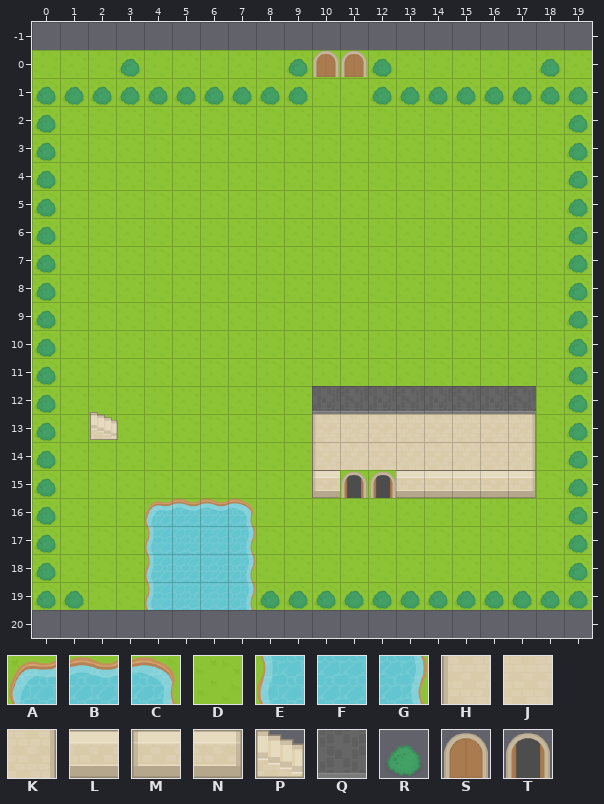
Two states of a Tiled map (JSON), assets/tilemaps/level1.json. The picture above was drawn from the file before the commit.
Cells are 64x64 px. Shown: x 0..19, y -1..20. The old version is drawn lined up with the new one.
Key: from "tiles": A 10, B 11, C 12, D 21, E 30, F 31, G 32, H 64, J 65, K 66, L 80, M 81, N 83, P 148, Q 174, R 184, S 214, T 254.
_ is an empty cell, # one hidden under a higher layer.
Objects are placed by their top-left corner, in cells (3,4 is the top-left corner of cell 3,4); size is 1x1 cell unless given.
Layer "backgroundLayer" before, first column x 0:
-1 ____________________
 0 DDDDDDDDDDDDDDDDDDDD
 1 DDDDDDDDDDDDDDDDDDDD
 2 DDDDDDDDDDDDDDDDDDDD
 3 DDDDDDDDDDDDDDDDDDDD
 4 DDDDDDDDDDDDDDDDDDDD
 5 DDDDDDDDDDDDDDDDDDDD
 6 DDDDDDDDDDDDDDDDDDDD
 7 DDDDDDDDDDDDDDDDDDDD
 8 DDDDDDDDDDDDDDDDDDDD
 9 DDDDDDDDDDDDDDDDDDDD
10 DDDDDDDDDDDDDDDDDDDD
11 DDDDDDDDDDDDDDDDDDDD
12 DDDDDDDDDD########DD
13 DDDDDDDDDD########DD
14 DDDDDDDDDD########DD
15 DDDDDDDDDD#DD#####DD
16 DDDDABBCDDDDDDDDDDDD
17 DDDDEFFGDDDDDDDDDDDD
18 DDDDEFFGDDDDDDDDDDDD
19 DDDDEFFGDDDDDDDDDDDD
20 ____________________
Layer "blockedLayer" before, first column x 0:
-1 ____________________
 0 ___R_____R__R_____R_
 1 RRRRRRRRRR__RRRRRRRR
 2 R__________________R
 3 R__________________R
 4 R__________________R
 5 R__________________R
 6 R__________________R
 7 R__________________R
 8 R__________________R
 9 R__________________R
10 R__________________R
11 R__________________R
12 R_________QQQQQQQQ_R
13 R_________HJJJJJJK_R
14 R_________HJJJJJJK_R
15 R_________M__LLLLN_R
16 R__________________R
17 R__________________R
18 R__________________R
19 RR______RRRRRRRRRRRR
20 ____________________
Objects on layer "objectsLayer" before:
S "door" at 11,0
S "door" at 10,0
P "playerStart" at 2.1,12.9
T at 11,15
T at 12,15
The same view after the edit:
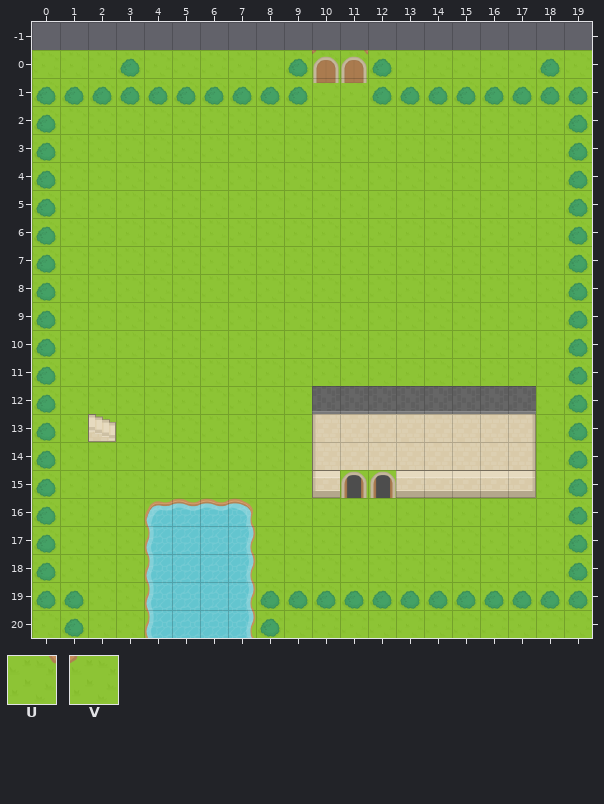
Further tiles: from "tiles": U 23, V 24.
Difference:
map size 20x20 -> 20x21 cells
Layer "backgroundLayer":
y 20: x 0..19 ____________________ -> DDDDEFFGDDDDDDDDDDDD
Layer "blockedLayer":
y 0: x 10..11 __ -> VU
y 20: x 1 _ -> R; x 8 _ -> R
Layer "objectsLayer":
changed: S "door" at 10,0 -> S "door" at 10,0.2
changed: S "door" at 11,0 -> S "door" at 11,0.2
Pixel boxes of the changes (left, top, right, bottom) in both pictures:
changed: (312, 50, 368, 83)
added: (32, 610, 592, 638)
